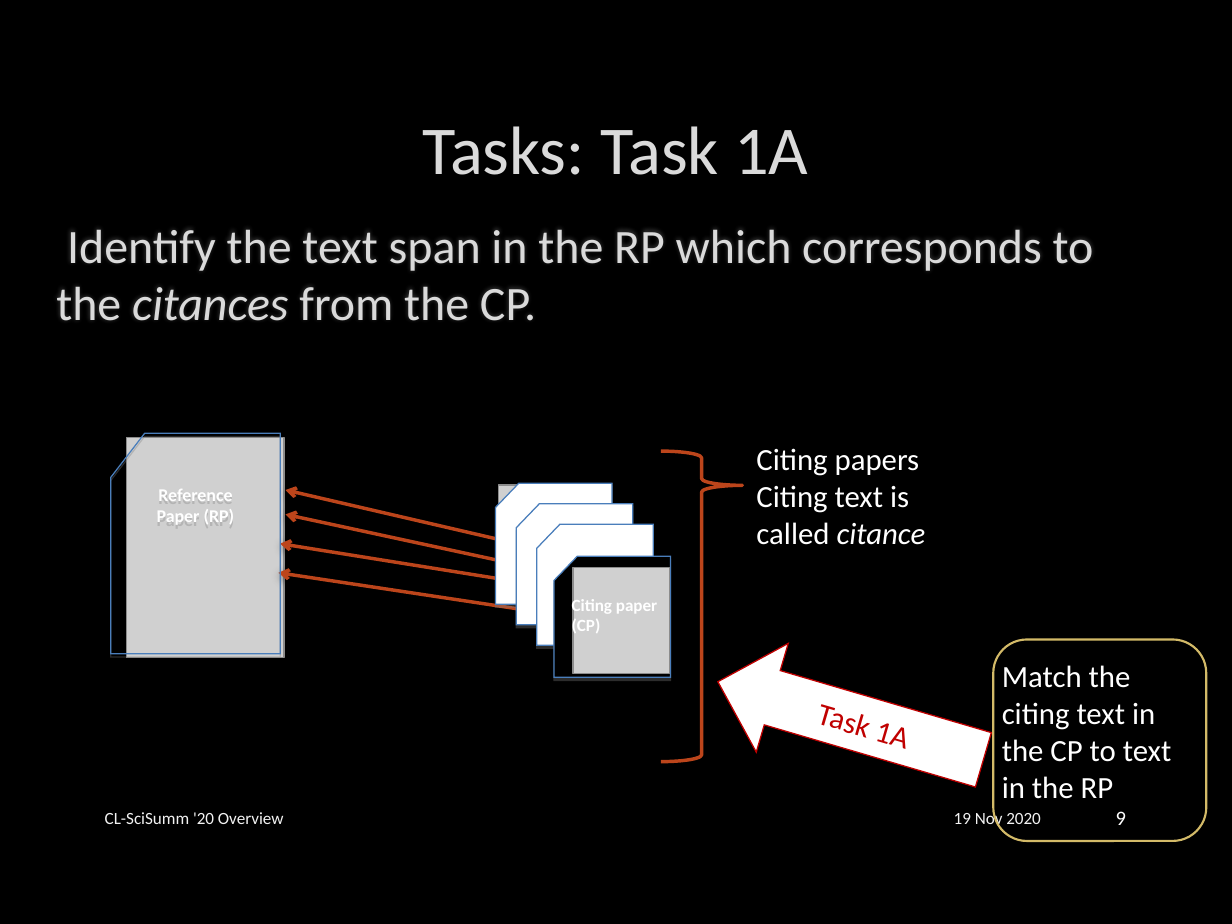
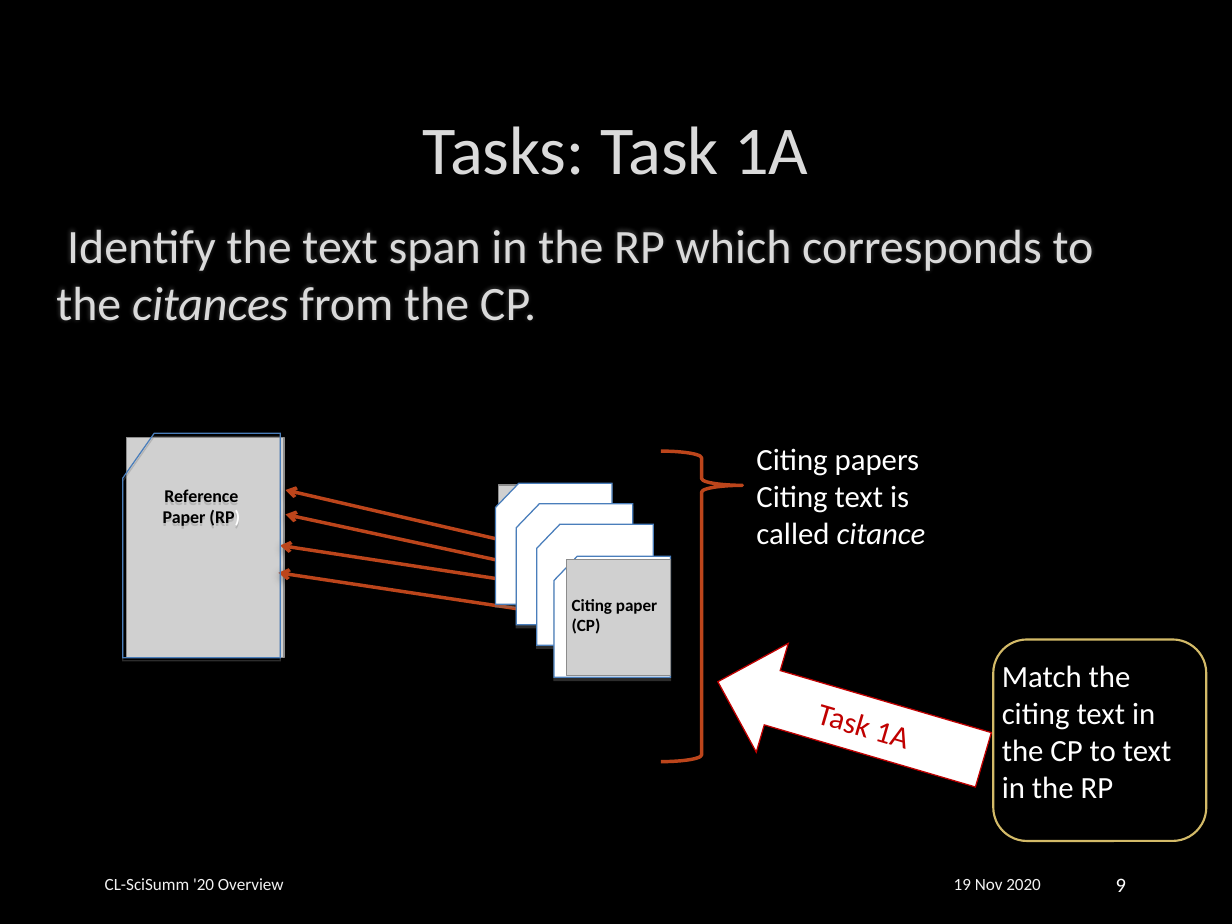
Before and after one commit to WING-NUS/scisumm-corpus, a slide deck: slide 9 of publications/CL-SciSumm2020/CL-SciSumm2020_slidedeck.pptx. Drawn at 1232x924 pixels with LibreOffice and Linux fonts; fonts in the diff are those of the drawing; grey boxes stand for pictures; background and template pictures are left out. Boxes give left, top, right and bottom in pixels: in the first picture for what was removed or moved away, otherwise in the second. Text is boxed around its words. In the diff, an @@ line names an element or a change of style, - is before the commit and + after.

```diff
--- a/publications/CL-SciSumm2020/CL-SciSumm2020_slidedeck.pptx
+++ b/publications/CL-SciSumm2020/CL-SciSumm2020_slidedeck.pptx
@@ flow chart punched card "Reference" at (x1=123, y1=434, x2=281, y2=658): text colour #FFFFFF to #000000 @@
@@ flow chart punched card "Reference" resized from (x1=111, y1=434, x2=281, y2=654) to (x1=123, y1=434, x2=281, y2=658) @@
@@ flow chart punched card at (x1=554, y1=557, x2=671, y2=678): fill #000000 to #FFFFFF @@
@@ picture resized from (x1=573, y1=567, x2=669, y2=673) to (x1=567, y1=559, x2=671, y2=675) @@
@@ text "Citing paper (CP)" at (x1=572, y1=599, x2=657, y2=634): text colour #FFFFFF to #000000 @@
@@ 2 texts, 1 page number moved together from (x1=105, y1=810, x2=1126, y2=829) to (x1=105, y1=878, x2=1126, y2=892) @@
```
Also in this commit, not shown: 16 other slides changed, 6 slides added.
